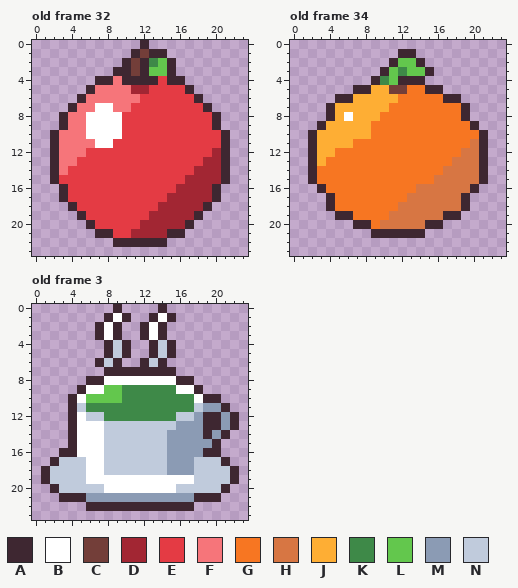
File history of a pixel-art file, art/icons.aseprite. The first picture shows the starting point.
24x24 pixels, 67 frames. Shown: old frame 32, old frame 34, old frame 3. The commit also changed other frames, which this record leaves out.
Palette (. is transparent): A #3e2731  B #ffffff  C #733e39  D #a22633  E #e43b44  F #f6757a  G #f77622  H #d77643  J #feae34  K #3e8948  L #63c74d  M #8b9bb4  N #c0cbdc
Pixels before, old frame 32, first column x 2:
 0 ..........A.........
 1 .........ACAA.......
 2 ........ACAKLA......
 3 .......AACALLA......
 4 .....AAFAAAAEAA.....
 5 ....AFFFFDDEEEEA....
 6 ...AFFFFFFEEEEEEA...
 7 ..AFFBBFFEEEEEEEEA..
 8 .AFFBBBBEEEEEEEEEEA.
 9 .AFFBBBBEEEEEEEEEEA.
10 AFFFBBBBEEEEEEEEEEEA
11 AFFFFBBEEEEEEEEEEEEA
12 AFFFEEEEEEEEEEEEEEDA
13 AFFEEEEEEEEEEEEEEDDA
14 AFEEEEEEEEEEEEEEDDDA
15 AEEEEEEEEEEEEEEDDDDA
16 .AEEEEEEEEEEEEDDDDA.
17 .AEEEEEEEEEEEDDDDDA.
18 ..AEEEEEEEEEDDDDDA..
19 ...AEEEEEEEDDDDDA...
20 ....AEEEEEDDDDDA....
21 .....AAEEDDDDAA.....
22 .......AAAAAA.......
Pixels before, old frame 34, first column x 2:
 1 ..........AA........
 2 .........ALLA.......
 3 ........ALKLLA......
 4 .......AKLAAA.......
 5 .....AAJJCCGGAA.....
 6 ...AAJJJJJGGGGGAA...
 7 ..AJJJJJJGGGGGGGGA..
 8 ..AJBJJJGGGGGGGGGA..
 9 .AJJJJJGGGGGGGGGGGA.
10 AJJJJJJGGGGGGGGGGGGA
11 AJJJJGGGGGGGGGGGGGHA
12 AJJGGGGGGGGGGGGGGHHA
13 AJGGGGGGGGGGGGGGHHHA
14 AGGGGGGGGGGGGGGHHHHA
15 AGGGGGGGGGGGGGHHHHHA
16 .AGGGGGGGGGGHHHHHHA.
17 ..AGGGGGGGGHHHHHHA..
18 ..AGGGGGGGHHHHHHHA..
19 ...AAGGGGHHHHHHAA...
20 .....AAGHHHHHAA.....
21 .......AAAAAA.......
Pixels before, old frame 3, first column x 1:
 0 ........A....A........
 1 .......ABA..ABA.......
 2 ......ABA..ABA........
 3 ......ABA..ABA........
 4 .......ANA..ANA.......
 5 .......ANA..ANA.......
 6 ......ANA..ANA........
 7 .......AAAAAAAA.......
 8 .....AABBBBBBBBAA.....
 9 ....ABBLLKKKKKKBBA....
10 ...ABLLLLKKKKKKKKBAA..
11 ...ANKKKKKKKKKKKKNMMA.
12 ...ABNNKKKKKKKKNNMAAMA
13 ...ABBBNNNNNNNNMMMAAMA
14 ...ABBBNNNNNNNMMMMAMA.
15 ...ABBBNNNNNNNMMMMMA..
16 ..AABBBNNNNNNNMMMMAA..
17 .ANNNBBNNNNNNNMMMNNNA.
18 ANNNNBBNNNNNNNMMMNNNNA
19 ANNNNBBBBBBBBBBBBNNNNA
20 .ANNNNNBBBBBBBBNNNNNA.
21 ..AAAMMMMMMMMMMMMAAA..
22 .....AAAAAAAAAAAA.....
After:
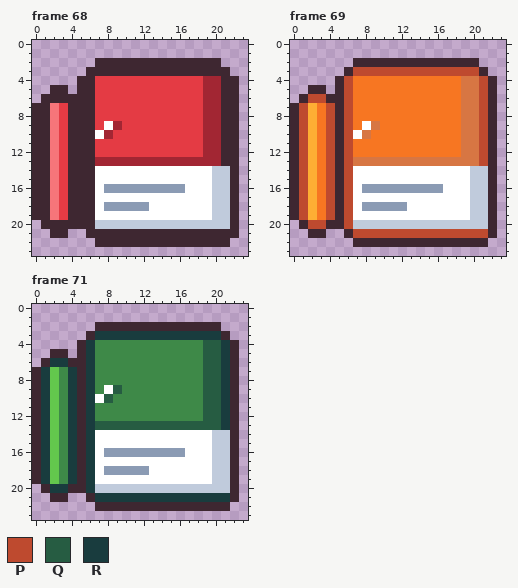
Colours new in this view: P #be4a2f  Q #265c42  R #193c3e
A new or re-ordered frame is compared with the old frame closest to it.
Changes in this commit:
frames 67 -> 79
Changed rows in their new state; - is an unchanged pixel.
Frame 68 is new; against old frame 32:
first column x 0:
 0 ------------.----------
 1 -----------....--------
 2 -------AAA-A-AA-AAAAA--
 3 ------AAA--A-AA-AAAAAA-
 4 -----AAEEEEEEE-EEEEDDAA
 5 --AA-A-EEEEEE----EEDDAA
 6 -AAAA-AEEEEE------EDDAA
 7 AAFE-AAEEEE--------DDAA
 8 AAFEAAAEEE---------DDAA
 9 AAFEAAAE-D---------DDAA
10 AAFEAAA-DE---------DD-A
11 AAFEAAAEE----------DD-A
12 AAFEAAA------------D--A
13 AAFEAAADDDDDDDDDDDD---A
14 AAFEAAABBBBBBBBBBBBBNNA
15 AAF-AAABBBBBBBBBBBBBNNA
16 AAFEAAABMMMMMMMMMBBBNNA
17 AAFEAAABBBBBBBBBBBBBNNA
18 AAFE-AABMMMMMBBBBBBBNNA
19 AAFEA-ABBBBBBBBBBBBBNNA
20 -AAAAA-NNNNNNNNNNNNNNNA
21 --AA--A--AAAAAA--AAAAAA
22 -------AA------AAAAAAA-
Frame 69 is new; against old frame 34:
first column x 0:
 1 ------------..---------
 2 -------AAAA-AA-AAAAAA--
 3 ------APPPPPPPPPPPPPPA-
 4 -----APGGGGGGGGGGGGHHPA
 5 --AA-APGGGGGG--GGGGHHPA
 6 -APPA-PGGGGG-----GGHHPA
 7 APJGPAPGGGG--------HHPA
 8 APJGPAPGGG---------HHPA
 9 APJGPAPGBH---------HHPA
10 APJGPAPBH----------HHPA
11 APJGPAP------------H-PA
12 APJGPAP--------------PA
13 APJGPAPHHHHHHHHHHH---PA
14 APJ-PAPBBBBBBBBBBBBBNNA
15 APJ-PAPBBBBBBBBBBBBBNNA
16 APJGPAPBMMMMMMMMMBBBNNA
17 APJGPAPBBBBBBBBBBBBBNNA
18 APJGPAPBMMMMMBBBBBBBNNA
19 APJGP-PBBBBBBBBBBBBBNNA
20 -APPAAPNNNNNNNNNNNNNNNA
21 --AA--APPPPPPPPPPPPPPPA
22 -------AAAAAAAAAAAAAAA-
Frame 71 is new; against old frame 3:
first column x 0:
 0 ---------.----.--------
 1 --------...--...-------
 2 --------A-AA-A-AAAAAA--
 3 ------ARRRRRRRRRRRRRRA-
 4 -----ARKKKKKKKKKKKKQQRA
 5 --AA-ARKKKKKKKKKKKKQQRA
 6 -ARRAARKKKKKKKKKKKKQQRA
 7 ARLKRARKKKKKKKKKKKKQQRA
 8 ARLKRARKKKKKKKKKKKKQQRA
 9 ARLKR-RKBQ------KKKQQRA
10 ARLKRARBQK--------KQQRA
11 ARLKRAR-----------KQQRA
12 ARLKRARK--------KKKQQR-
13 ARLKRARQQQQQQQQQQQQQQR-
14 ARLKRAR-BBBBBBBBBBBBNNA
15 ARLKRAR-BBBBBBBBBBBBNNA
16 ARLKRAR-MMMMMMM--BBBNNA
17 ARLKRAR-BBBBBBBBBBBB-NA
18 ARLKRAR-MMMMMBBBBBBB---
19 ARLKRAR-----------BB---
20 -ARRAAR-NNNNNNNN-----NA
21 --A-..ARRRRRRRRRRRRRRRA
22 ------.-----------AAAA-
Pixel boxes of the changes (left, top, right, bottom) in both pictures:
changed: (32, 40, 239, 247)
changed: (290, 49, 497, 247)
changed: (32, 304, 239, 511)
